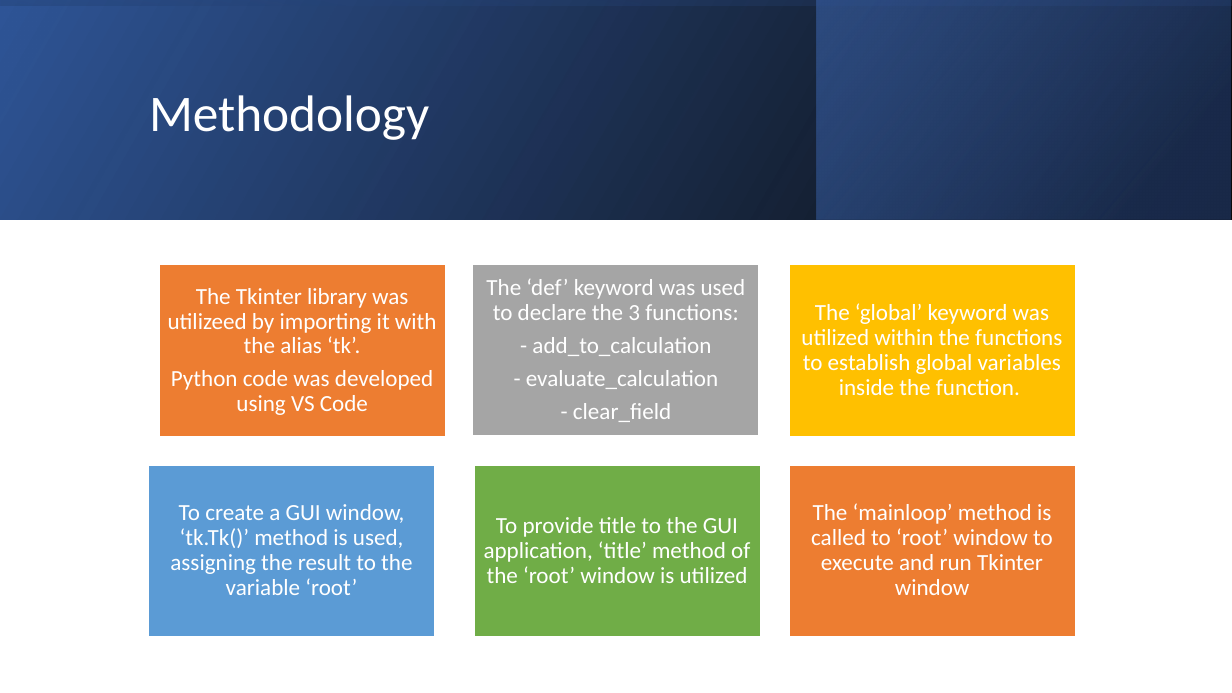
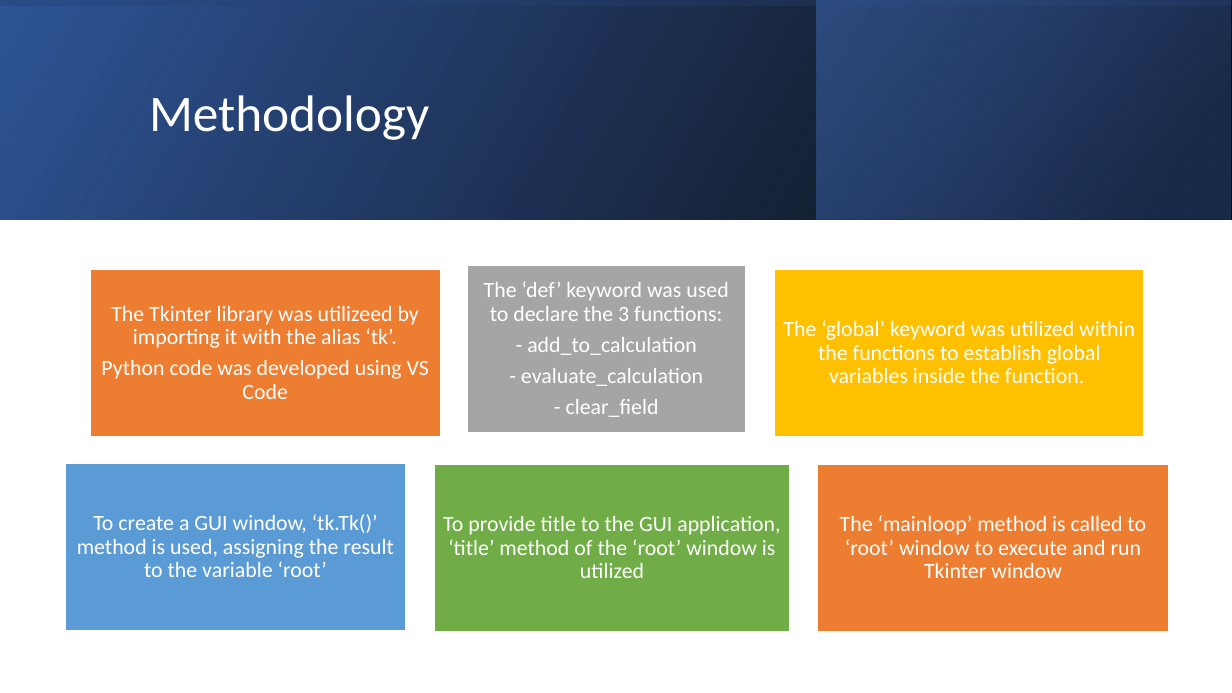
Before and after one commit to Gmahajan189/Project1, a slide deck: slide 5 of Project 1.pptx. Drawn at 1232x693 pixels with LibreOffice and Linux fonts; fonts in the diff are those of the drawing. Boxes give left, top, right and bottom in pixels: in the first picture for what was removed or moved away, otherwise in the second. Text is boxed around its words. In the diff, an @@ line names an element or a change of style, - is before the commit and + after.

```diff
--- a/Project 1.pptx
+++ b/Project 1.pptx
@@ rectangle: place and size @@
-rectangle at (473, 264, 760, 436)
+rectangle at (467, 265, 746, 433)
@@ text "The Tkinter library was utilizeed ...": place and size @@
-text "The Tkinter library was utilizeed ..." at (168, 288, 437, 415)
+text "The Tkinter library was utilizeed ..." at (101, 306, 429, 399)
@@ rectangle: place and size @@
-rectangle at (159, 264, 445, 436)
+rectangle at (91, 270, 441, 437)
@@ text "The ‘global’ keyword was utilized ...": place and size @@
-text "The ‘global’ keyword was utilized ..." at (801, 303, 1062, 395)
+text "The ‘global’ keyword was utilized ..." at (783, 320, 1135, 383)
@@ rectangle: place and size @@
-rectangle at (789, 264, 1076, 436)
+rectangle at (775, 270, 1144, 437)
@@ text "To create a GUI window, ...": place and size @@
-text "To create a GUI window, ..." at (170, 504, 412, 595)
+text "To create a GUI window, ..." at (77, 514, 394, 577)
@@ rectangle: place and size @@
-rectangle at (149, 465, 435, 637)
+rectangle at (65, 464, 406, 631)
@@ text "To provide title to the ...": place and size @@
-text "To provide title to the ..." at (484, 517, 750, 583)
+text "To provide title to the ..." at (443, 516, 780, 578)
@@ rectangle: place and size @@
-rectangle at (474, 465, 761, 637)
+rectangle at (434, 465, 789, 632)
@@ size 18 to 17 pt in 6 elements at (484, 282, 728, 417), (443, 516, 780, 578), (101, 306, 429, 399), (783, 320, 1135, 383), (77, 514, 394, 577), (840, 515, 1146, 578) @@
@@ text "The ‘mainloop’ method is called ...": place and size @@
-text "The ‘mainloop’ method is called ..." at (811, 503, 1053, 595)
+text "The ‘mainloop’ method is called ..." at (840, 515, 1146, 578)
@@ rectangle: place and size @@
-rectangle at (789, 465, 1076, 637)
+rectangle at (818, 465, 1169, 632)
```
Also in this commit, not shown: 3 other slides changed.
